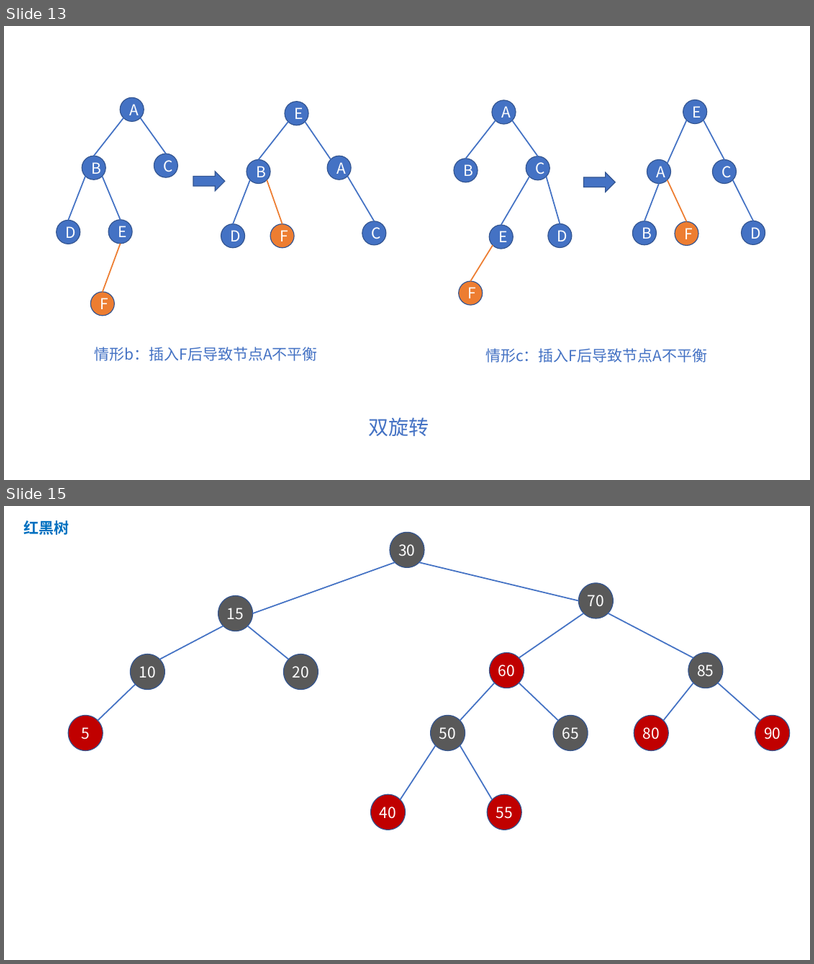
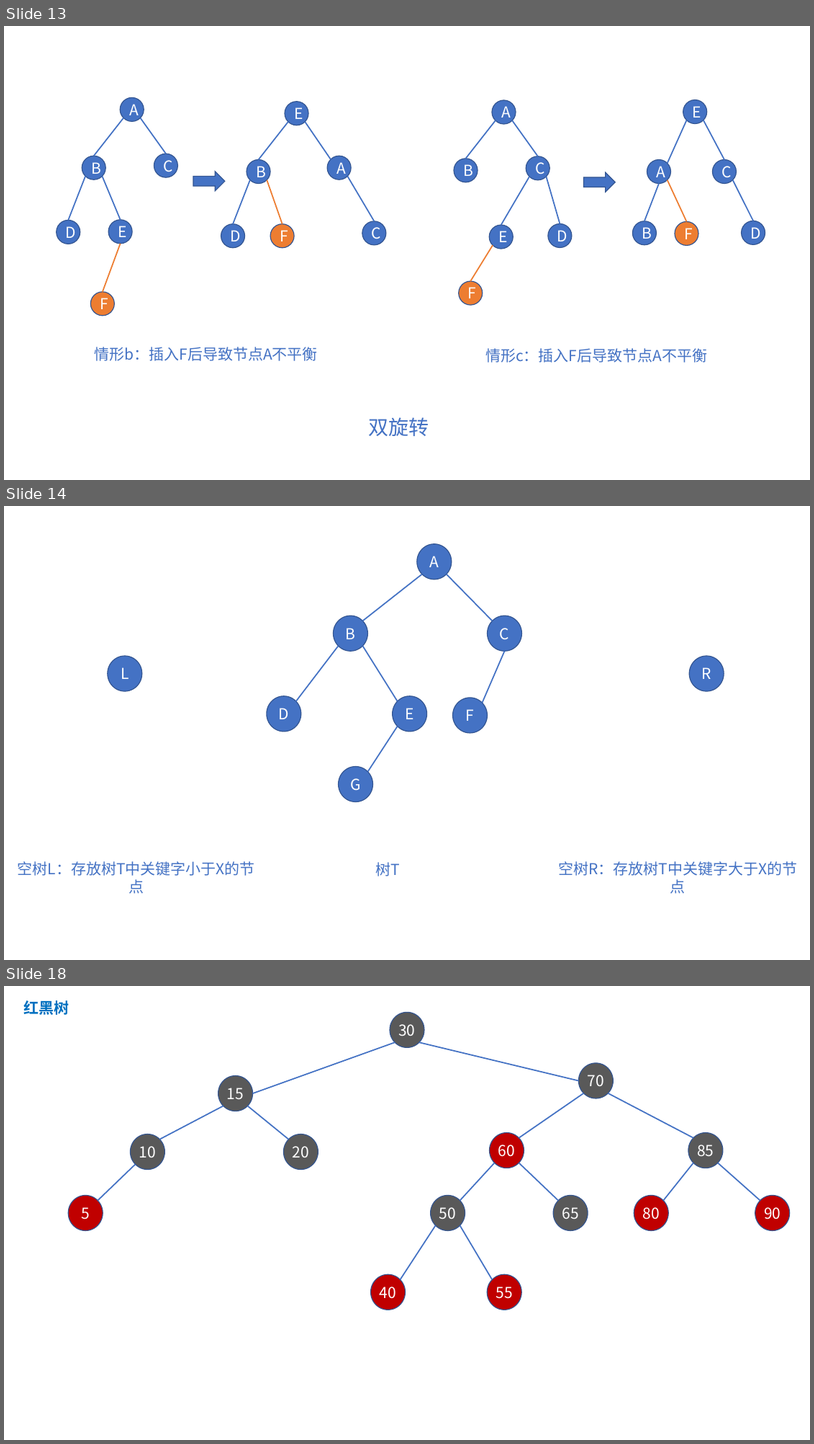
Before and after one commit to online-books/Data-Structures-and-Algorithm-Analysis-in-TS, a slide deck: Assets/visualization.pptx. Shown one above the other, each under a label of ours: slides 13 and 15 before the commit, slides 13, 14 and 18 after it; the slides between them are not shown. The pictures are 814x964 and 814x1444 pixels, drawn with LibreOffice and Linux fonts; fonts in the diff are those of the drawing. Boxes give left, top, right and bottom in pixels: in the first picture for what was removed or moved away, otherwise in the second. Text is boxed around its words. In the diff, an @@ line names an element or a change of style, - is before the commit and + after.

```diff
--- a/Assets/visualization.pptx
+++ b/Assets/visualization.pptx
@@ slide 14 added at [4, 506, 810, 960], background #FFFFFF @@
@@ ellipse added at [417, 544, 452, 579], fill #4472C4, outline #325491 1 pt, 18 pt, text #FFFFFF @@
+A
@@ line added from (363, 621) to (422, 574), #4472C4 1.5 pt @@
@@ line added from (447, 574) to (493, 621), #4472C4 1.5 pt @@
@@ ellipse added at [334, 615, 368, 651], fill #4472C4, outline #325491 1 pt, 18 pt, text #FFFFFF @@
+B
@@ ellipse added at [487, 615, 522, 651], fill #4472C4, outline #325491 1 pt, 18 pt, text #FFFFFF @@
+C
@@ ellipse added at [108, 656, 142, 691], fill #4472C4, outline #325491 1 pt, 18 pt, text #FFFFFF @@
+L
@@ line added from (339, 646) to (296, 701), #4472C4 1.5 pt @@
@@ line added from (398, 701) to (363, 646), #4472C4 1.5 pt @@
@@ line added from (505, 651) to (483, 703), #4472C4 1.5 pt @@
@@ ellipse added at [690, 656, 725, 691], fill #4472C4, outline #325491 1 pt, 18 pt, text #FFFFFF @@
+R
@@ ellipse added at [267, 696, 301, 731], fill #4472C4, outline #325491 1 pt, 18 pt, text #FFFFFF @@
+D
@@ ellipse added at [392, 696, 427, 731], fill #4472C4, outline #325491 1 pt, 18 pt, text #FFFFFF @@
+E
@@ ellipse added at [453, 698, 487, 733], fill #4472C4, outline #325491 1 pt, 18 pt, text #FFFFFF @@
+F
@@ line added from (398, 726) to (368, 772), #4472C4 1.5 pt @@
@@ ellipse added at [339, 766, 373, 801], fill #4472C4, outline #325491 1 pt, 18 pt, text #FFFFFF @@
+G
@@ text added at [18, 861, 255, 875], 18 pt, text #4472C4 @@
+空树L：存放树T中关键字小于X的节点
@@ text added at [376, 862, 401, 876], 18 pt, text #4472C4 @@
+树T
@@ text added at [558, 861, 797, 875], 18 pt, text #4472C4 @@
+空树R：存放树T中关键字大于X的节点
@@ what was slide 15 is now slide 18 @@
```
Also in this commit, not shown: 3 other slides added, 1 slide removed, 5 other files.
